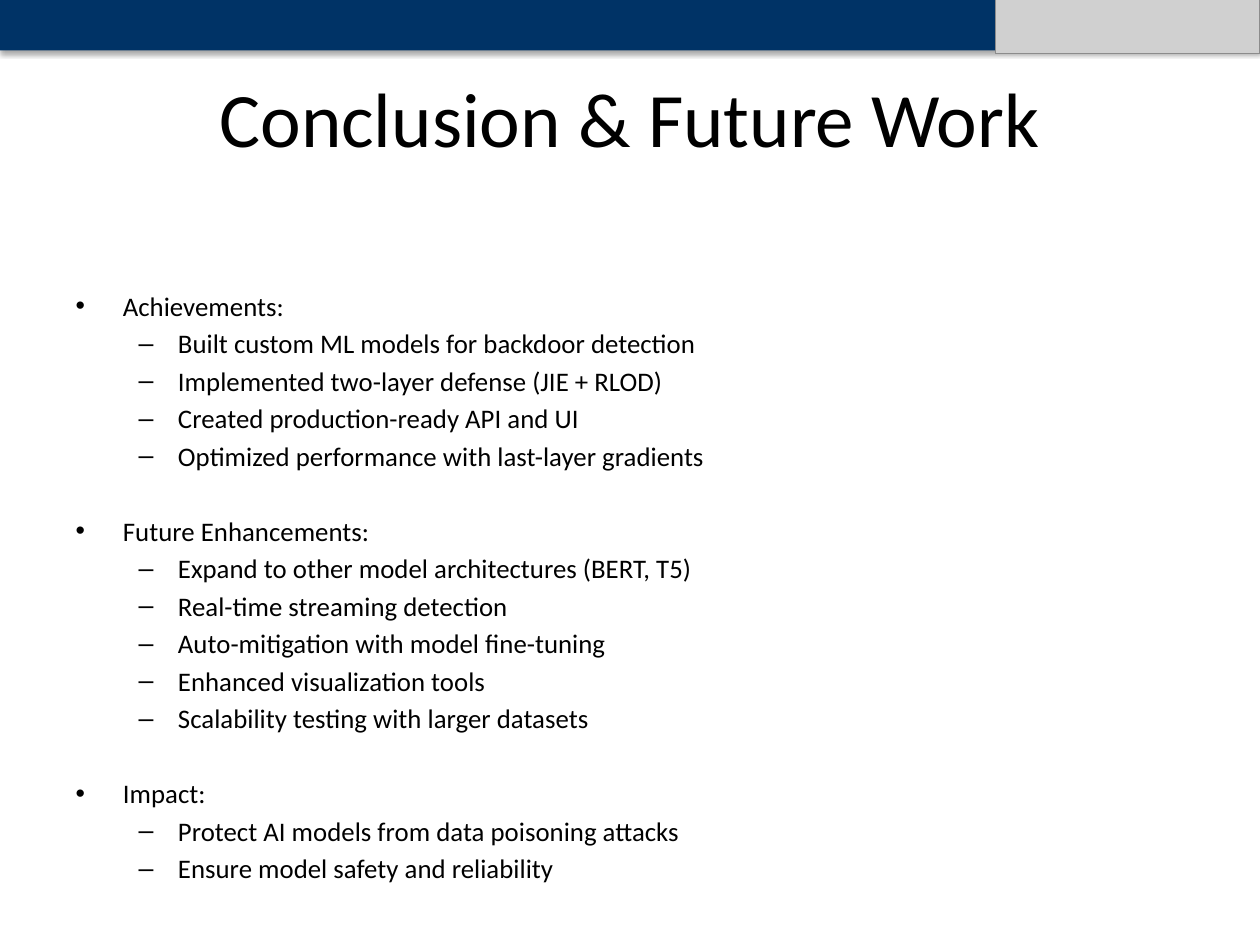
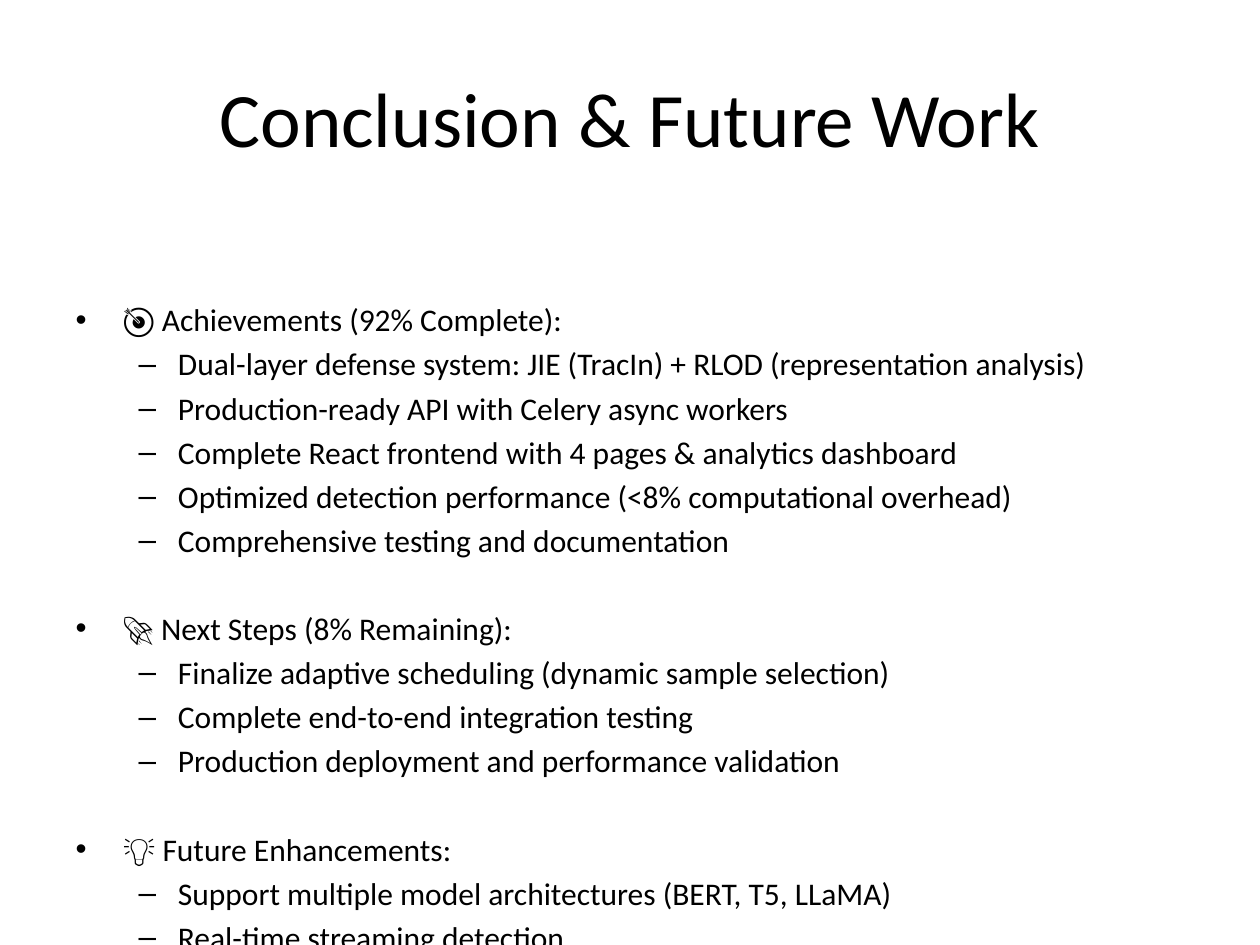
Before and after one commit to Jinendran10/Mini-Project, a slide deck: slide 18 of AI_Data_Poisoning_Mitigation_Presentation.pptx (slide 19 before the commit). Drawn at 1260x945 pixels with LibreOffice and Linux fonts; fonts in the diff are those of the drawing; grey boxes stand for pictures. Boxes give left, top, right and bottom in pixels: in the first picture for what was removed or moved away, otherwise in the second. Text is boxed around its words. In the diff, an @@ line names an element or a change of style, - is before the commit and + after.

```diff
--- a/AI_Data_Poisoning_Mitigation_Presentation.pptx
+++ b/AI_Data_Poisoning_Mitigation_Presentation.pptx
@@ rectangle removed at (x1=0, y1=0, x2=1260, y2=50) @@
@@ picture removed at (x1=995, y1=0, x2=1260, y2=53) @@
@@ text "🎯 Achievements (92% Complete):" at (x1=161, y1=308, x2=1085, y2=910): size 15.3 to 18 pt in "Real-time streaming detection" @@
@@ text at (x1=161, y1=308, x2=1085, y2=910): text changed; size 15.3 to 18 pt @@
-• Achievements:
-  – Built custom ML models for backdoor detection
-  – Implemented two-layer defense (JIE + RLOD)
-  – Created production-ready API and UI
-  – Optimized performance with last-layer gradients
-• Future Enhancements:
-  – Expand to other model architectures (BERT, T5)
+• 🎯 Achievements (92% Complete):
+  – Dual-layer defense system: JIE (TracIn) + RLOD (representation analysis)
+  – Production-ready API with Celery async workers
+  – Complete React frontend with 4 pages & analytics dashboard
+  – Optimized detection performance (<8% computational overhead)
+  – Comprehensive testing and documentation
+• 🚀 Next Steps (8% Remaining):
+  – Finalize adaptive scheduling (dynamic sample selection)
+  – Complete end-to-end integration testing
+  – Production deployment and performance validation
+• 💡 Future Enhancements:
+  – Support multiple model architectures (BERT, T5, LLaMA)
@@ text at (x1=123, y1=634, x2=679, y2=846): text changed; size 15.3 to 18 pt @@
-  – Auto-mitigation with model fine-tuning
-  – Enhanced visualization tools
-  – Scalability testing with larger datasets
-• Impact:
-  – Protect AI models from data poisoning attacks
-  – Ensure model safety and reliability
+  – Auto-mitigation with adaptive fine-tuning
```
Also in this commit, not shown: 16 other slides changed, 1 slide added, 2 slides removed, 5 other files.
